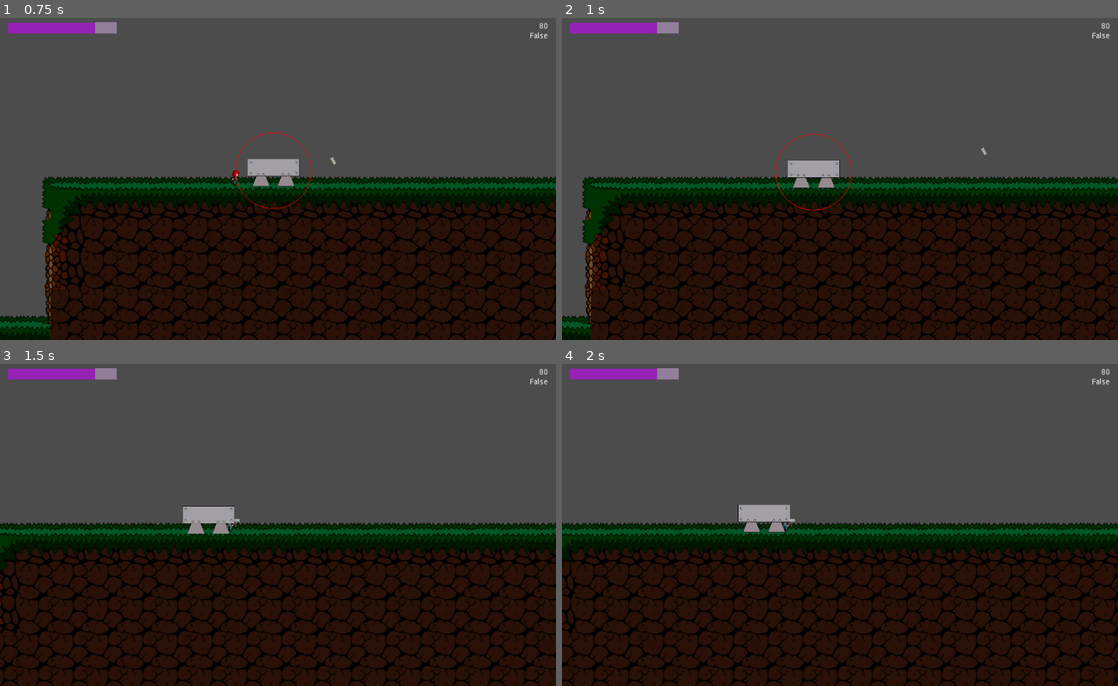
Above: before the commit, frames 1-4 (two rows, left to right).
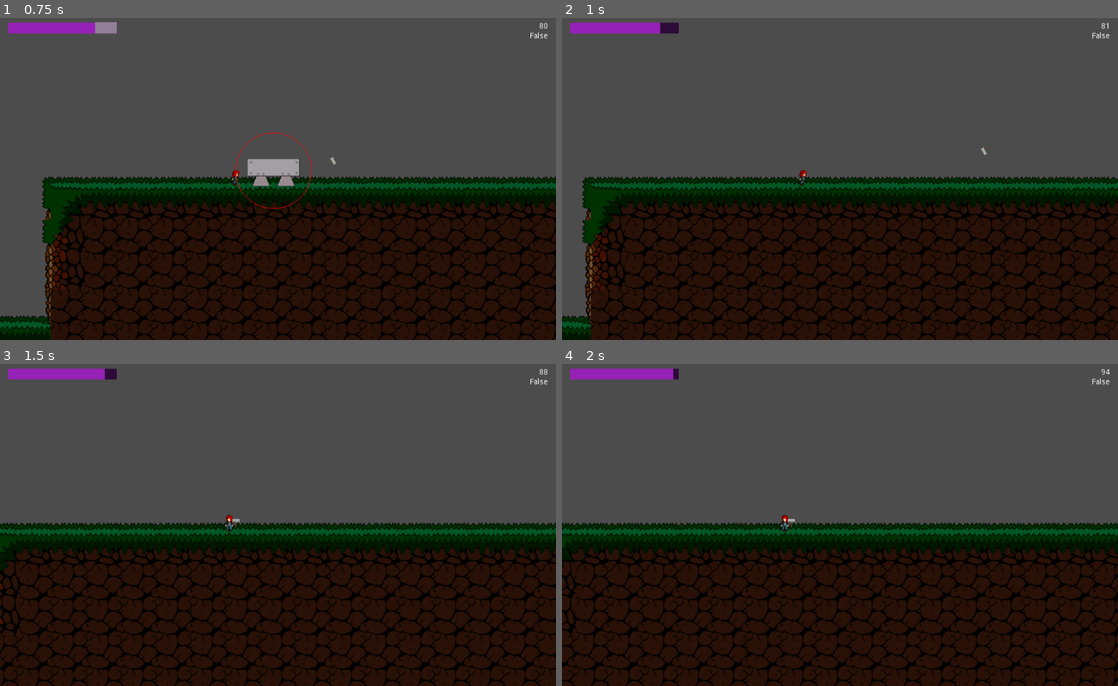
Above: after the commit, the same moments.

Repository: Jantho1990/Hammertime-Prototype
Game: Godot game, scene res://screens/GameScreen.tscn
Same seed, same stepped clock (60 frames per second), same inputs: the game is played once before the commit and once after it.
Inputs (mouse positions are in pixels of both pictures, inside the frame that each line leads up to):
- Up to frame 1 (0.75 s): tap Enter (ui_accept) at 0.5 s; move the mouse to (400, 159) at 0.52 s; hold D (ui_right) from 0.53 s (still down); right-click (400, 159) at 0.6 s; click (400, 159) at 0.67 s
- Up to frame 2 (1 s): keep holding D (ui_right); tap Enter (ui_accept) at 0.77 s; tap Q (delete_construct) at 0.8 s
- Up to frame 3 (1.5 s): release D (ui_right) at 1.25 s; drag from (227, 515) to (22, 547) at 1.27 s
- Up to frame 4 (2 s): no input

Frame 1 is identical in both runs. In frame 2, 0.9% of the frame differs, in the area x 17-99%, y 1-60%; in frame 3, 0.8%; in frame 4, 0.8%.

Commit message:
can now delete selected constructs; deleting constructs restores max mana

Diff:
--- a/entities/constructs/Construct.gd
+++ b/entities/constructs/Construct.gd
@@ -1,6 +1,8 @@
 extends Node2D
 
 class_name Construct
+
+var energy_cost = 0 # Used to know how much energy this costs to cast, this is set by Spellcaster
 
 var is_gizmo = true # Used by collision system to check if this is a gizmo.
 
--- a/entities/constructs/PlatformConstruct/PlatformConstruct.tscn
+++ b/entities/constructs/PlatformConstruct/PlatformConstruct.tscn
@@ -24,7 +24,7 @@
 [sub_resource type="RectangleShape2D" id=5]
 extents = Vector2( 48, 28 )
 
-[node name="PlatformGizmo" type="Node2D"]
+[node name="PlatformConstruct" type="Node2D"]
 script = ExtResource( 1 )
 
 [node name="Art" type="Node2D" parent="."]
--- a/systems/deletable/Deletable.gd
+++ b/systems/deletable/Deletable.gd
@@ -10,13 +10,15 @@
 
 # Called when the node enters the scene tree for the first time.
 func _ready():
-  GlobalSignal.listen('delete_unit', self, 'on_Delete_unit')
+  GlobalSignal.listen('delete_unit', self, '_on_Delete_unit')
 
 # Called every frame. 'delta' is the elapsed time since the previous frame.
 #func _process(delta):
 #	pass
 
-func on_Delete_unit():
+func _on_Delete_unit(_data):
   if Selection.selected_entity == parent: # or Selection.previously_selected_entity == parent:
+    var selected_entity = Selection.selected_entity
     Selection.clear_selection()
+    GlobalSignal.dispatch('remove_' + selected_entity.name, { 'entity': selected_entity })
     parent.queue_free()
--- a/systems/spellcaster/Spellcaster.gd
+++ b/systems/spellcaster/Spellcaster.gd
@@ -80,6 +80,8 @@
   if active_spell != null and !active_spell.is_empty():
     active_spell = get_node(active_spell)
 
+  GlobalSignal.listen('delete_unit', self, '_on_Delete_unit')
+
   GlobalSignal.dispatch('set_energy', {
     'energy': mana_current,
     'max_energy': mana_total,
@@ -92,6 +94,10 @@
   # Update game logic here.
   recharge(delta)
   GlobalSignal.dispatch('energy_change', { 'energy': mana_current })
+
+func _on_Delete_unit(data):
+  var amount = data.entity.energy_cost
+  increase_mana_total(amount)
 
 # Find a spell using any key and value.
 func find_spell(key, value):
@@ -132,4 +138,9 @@
 func reduce_mana_total(amount):
   reduction_amount += amount
   calculated_mana_total = mana_total - reduction_amount
-  GlobalSignal.dispatch('reduce_energy', { 'reduction': amount })
+  GlobalSignal.dispatch('reduce_energy', { 'amount': amount })
+
+func increase_mana_total(amount):
+  reduction_amount -= amount
+  calculated_mana_total = mana_total - reduction_amount
+  GlobalSignal.dispatch('increase_energy', { 'amount': amount })
--- a/systems/unit_builder/UnitBuilder.gd
+++ b/systems/unit_builder/UnitBuilder.gd
@@ -40,6 +40,7 @@
     print('Building unit ', unit_name)
     var buildable_unit = buildable_units[unit_name]
     var unit = buildable_unit.instance()
+    unit.energy_cost = unit_cost
     # if not Budget.can_afford(unit.budget_cost):
     #   print('cannot afford to build ', unit.name)
     #   GlobalSignal.dispatch('unit_cannot_afford', { 'unit': unit })
--- a/ui/Interface.gd
+++ b/ui/Interface.gd
@@ -1,10 +1,15 @@
 extends CanvasLayer
 
 func _unhandled_input(event):
-	if event is InputEventMouseButton and event.pressed:
-		if event.button_index == BUTTON_LEFT:
-			if Selection.has_selection():
-				Selection.clear_selection()
-		elif event.button_index == BUTTON_RIGHT:
-			if Selection.has_selection():
-				GlobalSignal.dispatch('cancel_placement') # Triggers cancel placment logic in Placeable of selected unit.
+  if Input.is_action_just_pressed('delete_construct'):
+    if Selection.has_selection():
+      var selected_entity = Selection.selected_entity
+      GlobalSignal.dispatch('delete_unit', { 'entity': selected_entity })
+
+  if event is InputEventMouseButton and event.pressed:
+    if event.button_index == BUTTON_LEFT:
+      if Selection.has_selection():
+        Selection.clear_selection()
+    elif event.button_index == BUTTON_RIGHT:
+      if Selection.has_selection():
+        GlobalSignal.dispatch('cancel_placement') # Triggers cancel placment logic in Placeable of selected unit.
--- a/ui/SpellcasterEnergyBar.gd
+++ b/ui/SpellcasterEnergyBar.gd
@@ -14,6 +14,7 @@
   GlobalSignal.listen('set_energy', self, '_on_Set_energy')
   GlobalSignal.listen('energy_change', self, '_on_Energy_change')
   GlobalSignal.listen('reduce_energy', self, '_on_Reduce_energy')
+  GlobalSignal.listen('increase_energy', self, '_on_Increase_energy')
 
 func _physics_process(_delta):
   GlobalSignal.dispatch('debug_label', { 'text': EnergyBar.value })
@@ -51,11 +52,11 @@
   EnergyBar.value = energy
 
 func _on_Reduce_energy(data):
-  var reduction = data.reduction
+  var reduction = data.amount
   ReductionBar.value += reduction
   # EnergyBar.max_value = ReductionBar.value
 
 func _on_Increase_energy(data):
-  var increase = data.increase
+  var increase = data.amount
   ReductionBar.value -= increase
   # EnergyBar.max_value = ReductionBar.value
